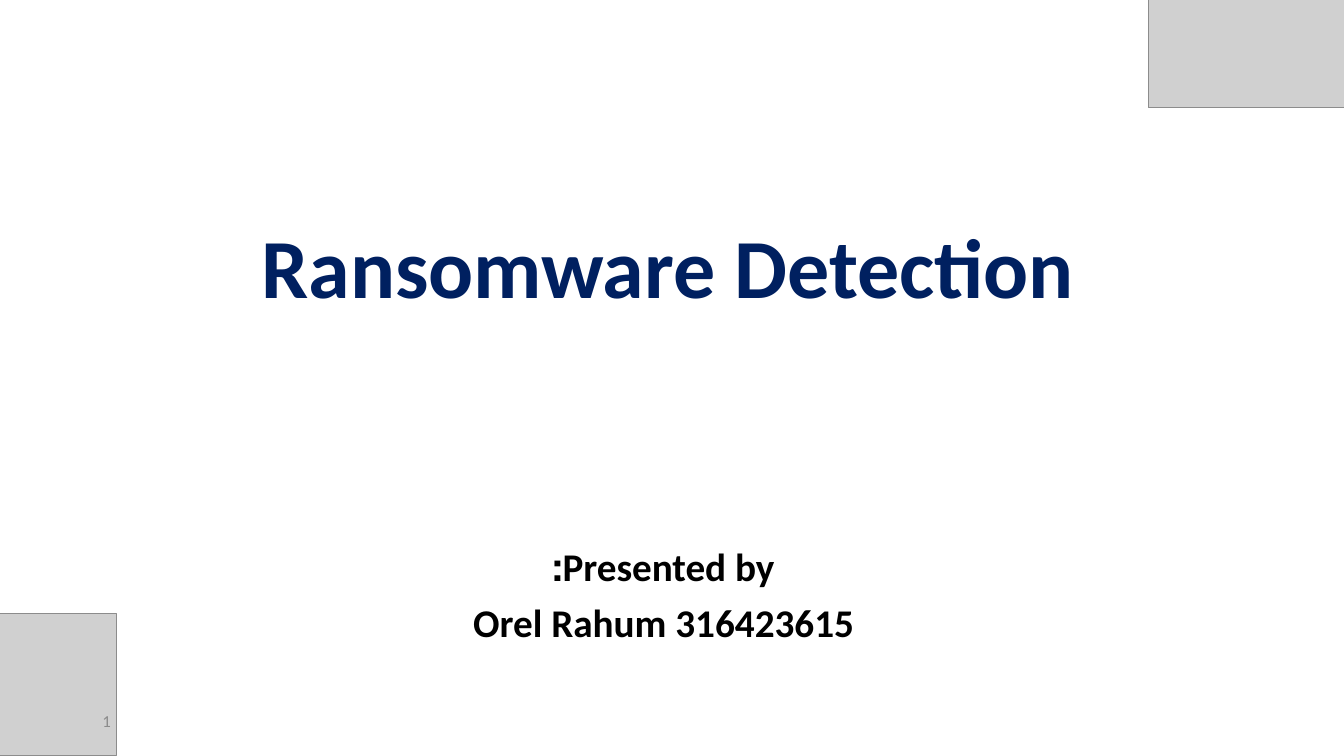
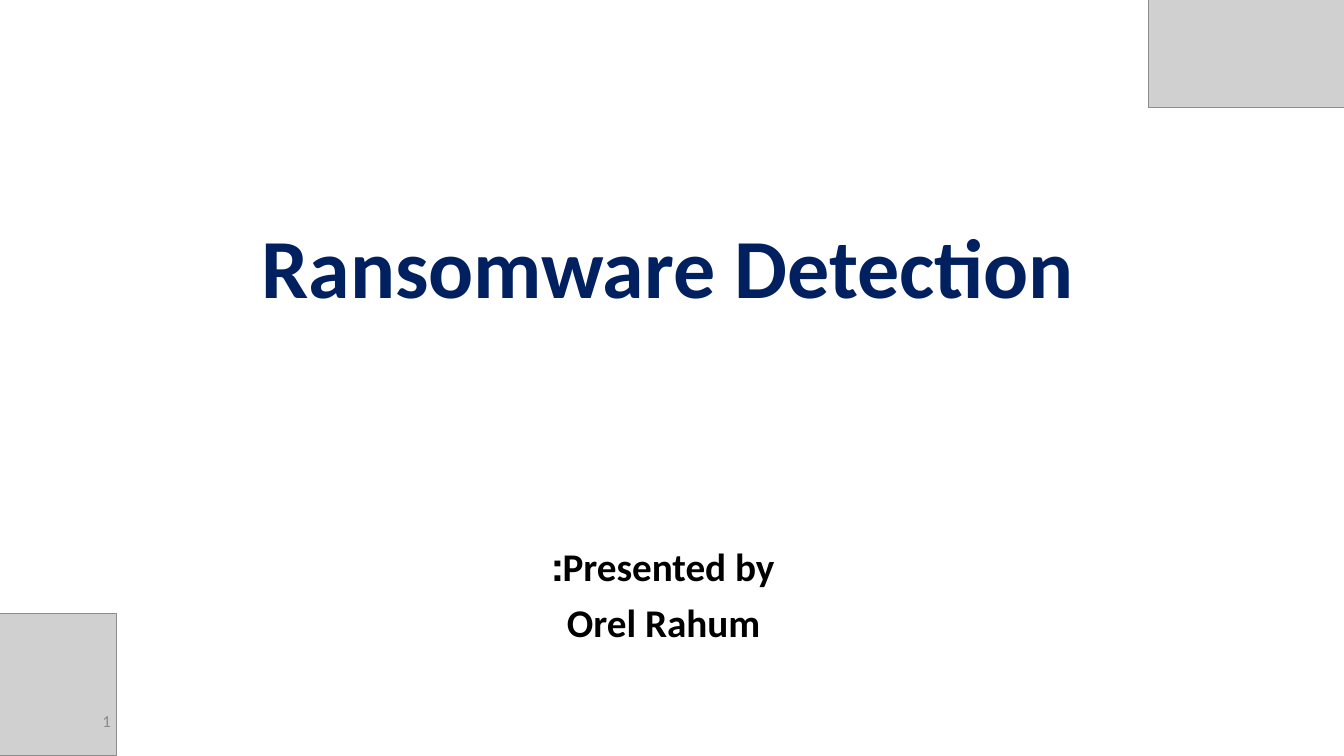
Before and after one commit to orelrahum/Ransomware_Code, a slide deck: slide 1 of Poster/Presentation.pptx. Drawn at 1344x756 pixels with LibreOffice and Linux fonts; fonts in the diff are those of the drawing; grey boxes stand for pictures. Boxes give left, top, right and bottom in pixels: in the first picture for what was removed or moved away, otherwise in the second. Text is boxed around its words. In the diff, an @@ line names an element or a change of style, - is before the commit and + after.

```diff
--- a/Poster/Presentation.pptx
+++ b/Poster/Presentation.pptx
@@ subtitle at (567,609,760,638): text changed @@
-Orel Rahum 316423615
+Orel Rahum
```
Also in this commit, not shown: 1 other file.
